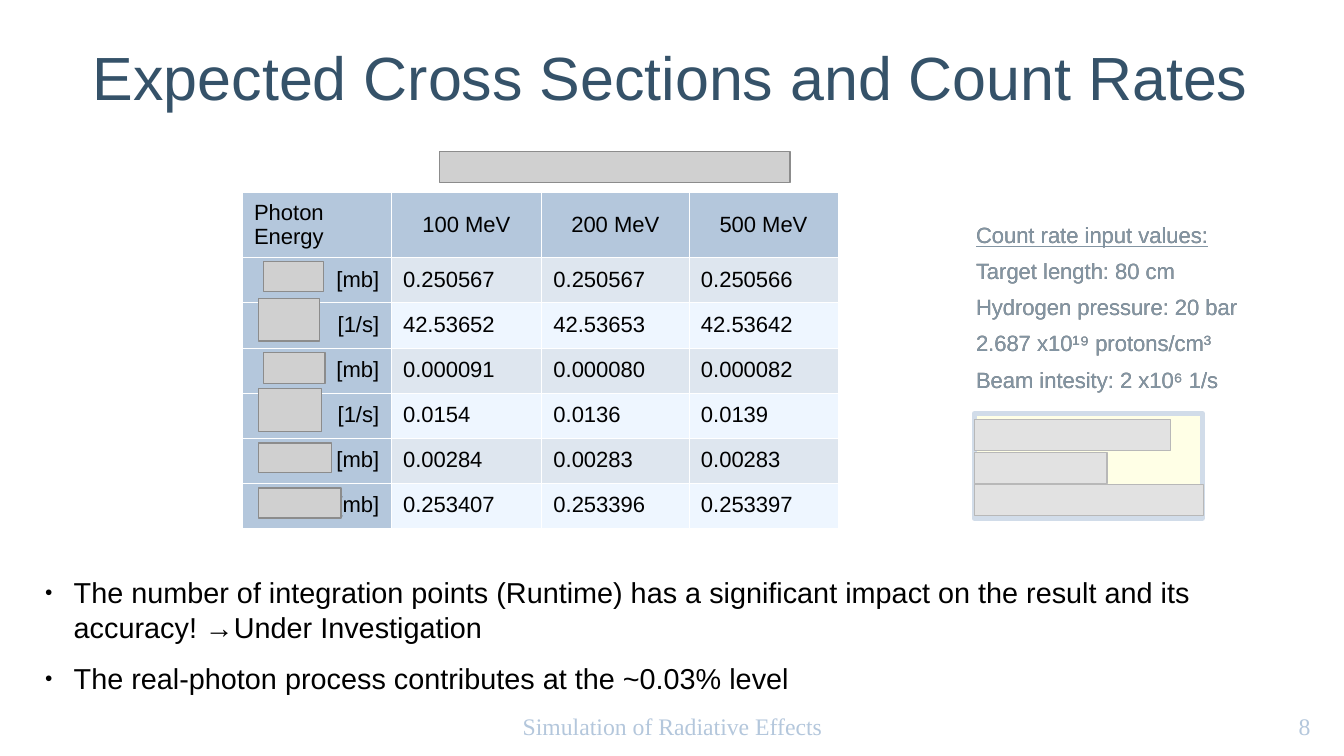
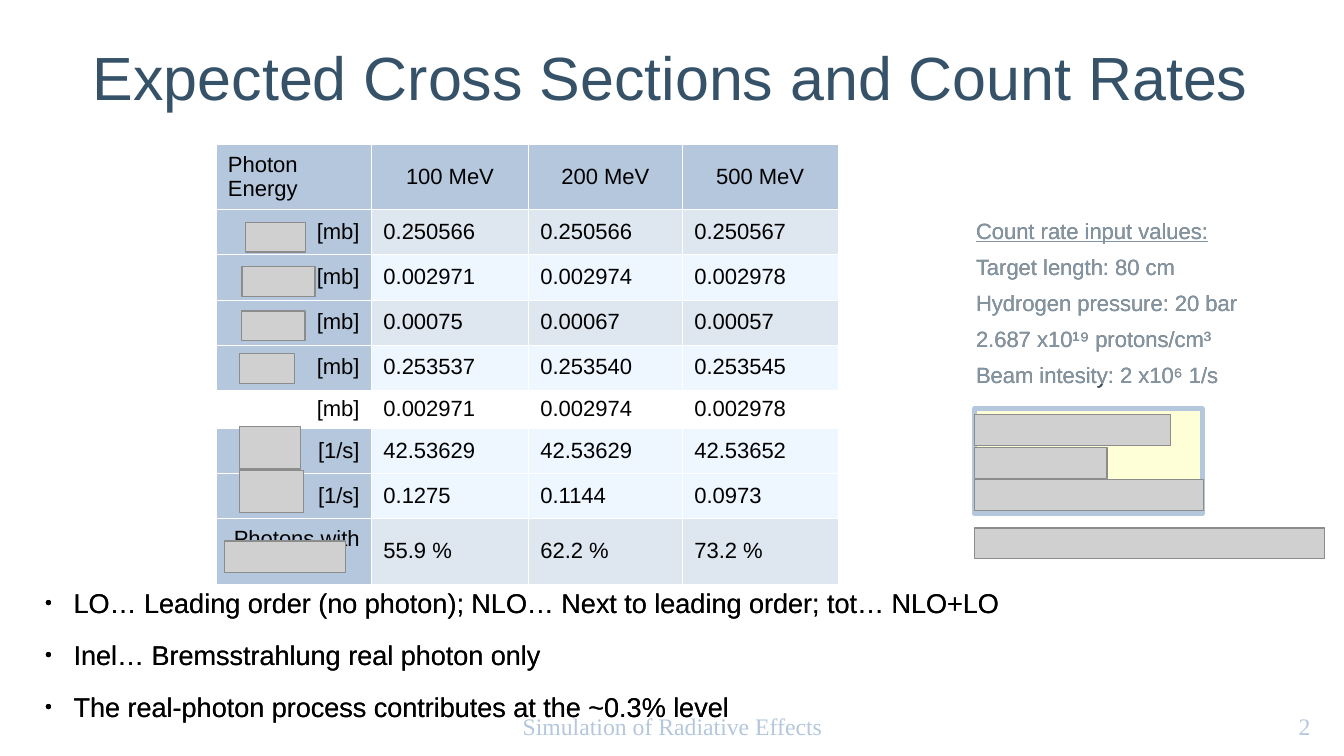
Before and after one commit to marialeibelt/RadCorAMBER, a slide deck: slide 2 of PRM_20_05.odp (slide 8 before the commit). Drawn at 1344x756 pixels with LibreOffice and Linux fonts; fonts in the diff are those of the drawing; grey boxes stand for pictures. Boxes give left, top, right and bottom in pixels: in the first picture for what was removed or moved away, otherwise in the second. Text is boxed around its words. In the diff, an @@ line names an element or a change of style, - is before the commit and + after.

```diff
--- a/PRM_20_05.odp
+++ b/PRM_20_05.odp
@@ table at [216,144,838,574] @@
-row 2: [mb] | 0.250567 | 0.250567 | 0.250566
-row 3: [1/s] | 42.53652 | 42.53653 | 42.53642
-row 4: [mb] | 0.000091 | 0.000080 | 0.000082
-row 5: [1/s] | 0.0154 | 0.0136 | 0.0139
-row 6: [mb] | 0.00284 | 0.00283 | 0.00283
-row 7: [mb] | 0.253407 | 0.253396 | 0.253397
+row 2: [mb] | 0.250566 | 0.250566 | 0.250567
+row 3: [mb] | 0.002971 | 0.002974 | 0.002978
+row 4: [mb] | 0.00075 | 0.00067 | 0.00057
+row 5: [mb] | 0.253537 | 0.253540 | 0.253545
+row 6: [mb] | 0.002971 | 0.002974 | 0.002978
+row 7: [1/s] | 42.53629 | 42.53629 | 42.53652
+row 8: [1/s] | 0.1275 | 0.1144 | 0.0973
+row 9: Photons with | 55.9 % | 62.2 % | 73.2 %
@@ table: place and size @@
-table at [243,193,838,524]
+table at [216,144,838,574]
@@ rectangle: place and size @@
-rectangle at [937,211,1273,548]
+rectangle at [937,183,1344,384]
@@ picture: place and size @@
-picture at [440,151,790,182]
+picture at [245,222,305,252]
@@ picture: place and size @@
-picture at [263,261,323,291]
+picture at [243,267,316,298]
@@ picture: place and size @@
-picture at [259,299,320,341]
+picture at [241,311,305,341]
@@ picture: place and size @@
-picture at [263,352,326,383]
+picture at [239,354,294,384]
@@ 3 pictures, 1 text, 1 rectangle: place and size @@
-3 pictures, 1 text, 1 rectangle at [974,227,1237,518]
+3 pictures, 1 text, 1 rectangle at [974,223,1237,513]
@@ picture: place and size @@
-picture at [259,443,332,473]
+picture at [239,427,300,470]
@@ picture: place and size @@
-picture at [259,488,341,518]
+picture at [239,471,304,513]
@@ picture added at [974,528,1324,559] @@
@@ picture: place and size @@
-picture at [259,388,321,431]
+picture at [224,542,345,573]
@@ subtitle at [74,593,999,722]: text changed; size 17 to 16 pt @@
-● The number of integration points (Runtime) has a significant impact on the result and its accuracy! →Under Investigation
-● The real-photon process contributes at the ~0.03% level
+● LO… Leading order (no photon); NLO… Next to leading order; tot… NLO+LO
+● Inel… Bremsstrahlung real photon only
+● The real-photon process contributes at the ~0.3% level
@@ page number at [1299,719,1311,735]: text changed @@
-8
+2
```
Also in this commit, not shown: 1 other slide changed, 1 slide added, 8 slides removed, 43 other files.
